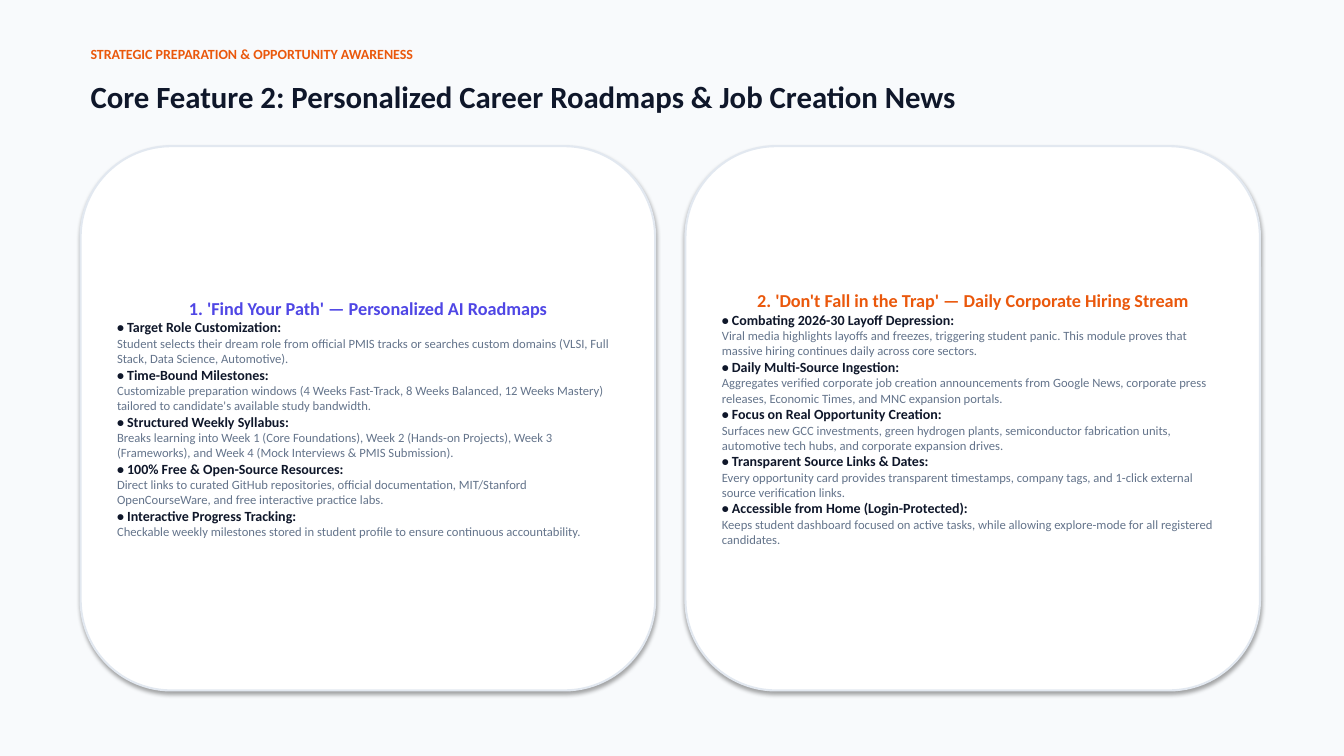
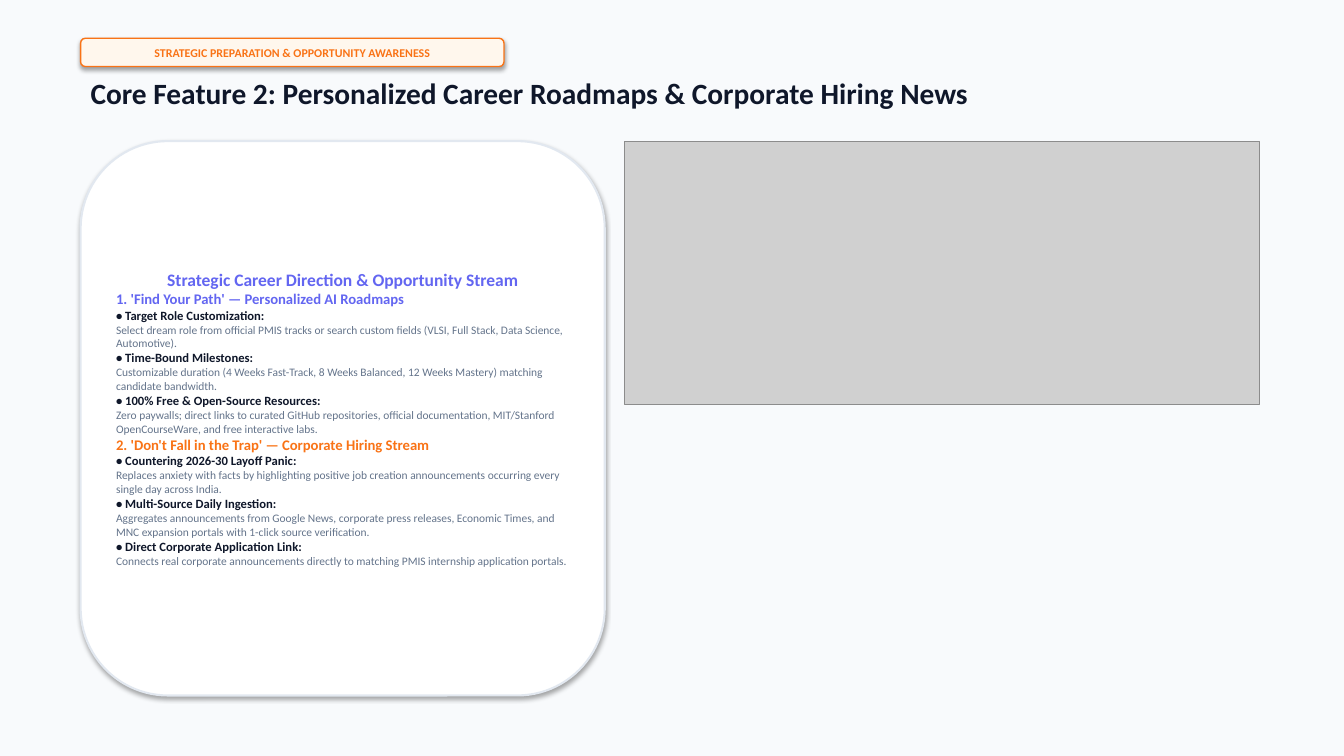
Before and after one commit to shivambhardwaj06/pmintership2.0, a slide deck: slide 4 of PM_Internship_AI_Career_Readiness_Platform.pptx. Drawn at 1344x756 pixels with LibreOffice and Linux fonts; fonts in the diff are those of the drawing; grey boxes stand for pictures. Boxes give left, top, right and bottom in pixels: in the first picture for what was removed or moved away, otherwise in the second. Text is boxed around its words. In the diff, an @@ line names an element or a change of style, - is before the commit and + after.

Commit message:
docs: enhance 7-slide presentation deck with ultra-pro graphics, interactive HTML player, and rehearsal cues

```diff
--- a/PM_Internship_AI_Career_Readiness_Platform.pptx
+++ b/PM_Internship_AI_Career_Readiness_Platform.pptx
@@ rounded rectangle "STRATEGIC PREPARATION & OPPORTUNITY AWARENESS": place and size @@
-rounded rectangle "STRATEGIC PREPARATION & OPPORTUNITY AWARENESS" at bbox=[91, 50, 413, 59]
+rounded rectangle "STRATEGIC PREPARATION & OPPORTUNITY AWARENESS" at bbox=[81, 38, 504, 67]
@@ rounded rectangle "STRATEGIC PREPARATION & OPPORTUNITY AWARENESS" at bbox=[81, 38, 504, 67]: size 10 to 8.5 pt, text colour #EA580C to #F97316; alignment left to centre; vertical alignment top to middle; fill none to #FFF7ED; outline none to #F97316 1 pt; shadow on @@
@@ text at bbox=[91, 83, 967, 109]: text changed; size 22 to 21 pt @@
-Core Feature 2: Personalized Career Roadmaps & Job Creation News
+Core Feature 2: Personalized Career Roadmaps & Corporate Hiring News
@@ rounded rectangle "Strategic Career Direction & Opportunity ...": place and size @@
-rounded rectangle "Strategic Career Direction & Opportunity ..." at bbox=[81, 146, 655, 691]
+rounded rectangle "Strategic Career Direction & Opportunity ..." at bbox=[81, 141, 605, 696]
@@ picture added at bbox=[625, 141, 1260, 404] @@
@@ rounded rectangle removed at bbox=[686, 146, 1260, 691] @@
-2. 'Don't Fall in the Trap' — Daily Corporate Hiring Stream
-• Combating 2026-30 Layoff Depression:
-Viral media highlights layoffs and freezes, triggering student panic. This module proves that massive hiring continues daily across core sectors.
-• Daily Multi-Source Ingestion:
-Aggregates verified corporate job creation announcements from Google News, corporate press releases, Economic Times, and MNC expansion portals.
-• Focus on Real Opportunity Creation:
-Surfaces new GCC investments, green hydrogen plants, semiconductor fabrication units, automotive tech hubs, and corporate expansion drives.
-• Transparent Source Links & Dates:
-Every opportunity card provides transparent timestamps, company tags, and 1-click external source verification links.
-• Accessible from Home (Login-Protected):
-Keeps student dashboard focused on active tasks, while allowing explore-mode for all registered candidates.
@@ text in rounded rectangle at bbox=[116, 293, 404, 407]: size 13 to 10.5 pt, text colour #4F46E5 to #6366F1 in "1. 'Find Your Path' — Personalized AI ..."; size 10 to 9 pt in "• Target Role Customization:", "• Time-Bound Milestones:", "• 100% Free & Open-Source Resources:"; alignment centre to left @@
@@ text in rounded rectangle at bbox=[167, 273, 518, 289]: paragraph added @@
+Strategic Career Direction & Opportunity Stream
@@ text in rounded rectangle at bbox=[116, 326, 563, 349]: text changed; size 9 to 8.2 pt @@
-Student selects their dream role from official PMIS tracks or searches custom domains (VLSI, Full Stack, Data Science, Automotive).
+Select dream role from official PMIS tracks or search custom fields (VLSI, Full Stack, Data Science, Automotive).
@@ text in rounded rectangle at bbox=[116, 368, 543, 390]: text changed; size 9 to 8.2 pt @@
-Customizable preparation windows (4 Weeks Fast-Track, 8 Weeks Balanced, 12 Weeks Mastery) tailored to candidate's available study bandwidth.
-• Structured Weekly Syllabus:
-Breaks learning into Week 1 (Core Foundations), Week 2 (Hands-on Projects), Week 3 (Frameworks), and Week 4 (Mock Interviews & PMIS Submission).
+Customizable duration (4 Weeks Fast-Track, 8 Weeks Balanced, 12 Weeks Mastery) matching candidate bandwidth.
@@ text in rounded rectangle at bbox=[116, 411, 566, 567]: text changed; size 9 to 8.2 pt @@
-Direct links to curated GitHub repositories, official documentation, MIT/Stanford OpenCourseWare, and free interactive practice labs.
-• Interactive Progress Tracking:
-Checkable weekly milestones stored in student profile to ensure continuous accountability.
+Zero paywalls; direct links to curated GitHub repositories, official documentation, MIT/Stanford OpenCourseWare, and free interactive labs.
+2. 'Don't Fall in the Trap' — Corporate Hiring Stream
+• Countering 2026-30 Layoff Panic:
+Replaces anxiety with facts by highlighting positive job creation announcements occurring every single day across India.
+• Multi-Source Daily Ingestion:
+Aggregates announcements from Google News, corporate press releases, Economic Times, and MNC expansion portals with 1-click source verification.
+• Direct Corporate Application Link:
+Connects real corporate announcements directly to matching PMIS internship application portals.
```
Also in this commit, not shown: 6 other slides changed, 8 other files.
